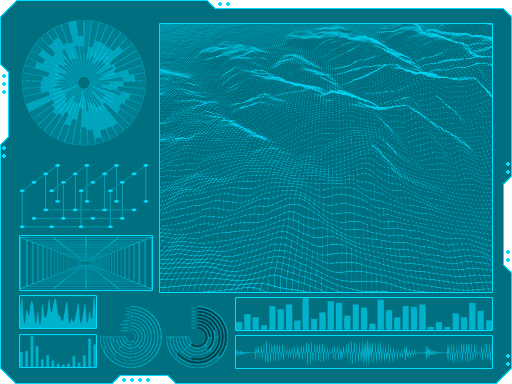
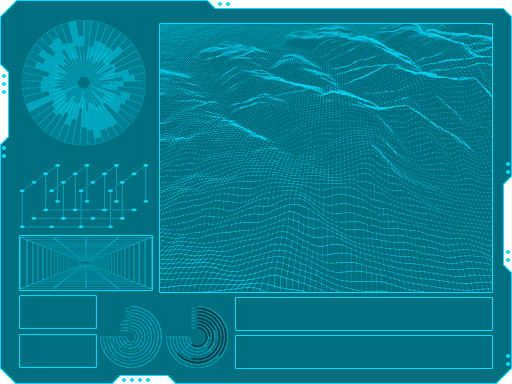
Two versions of the same layered image (512x384). Layer-by-layer changes:
hid "waveform" over [236,337,492,367]
hid "curvy chart" over [20,297,96,329]
hid "bars" over [236,298,492,330]
hid "bar chart" over [20,336,96,367]
